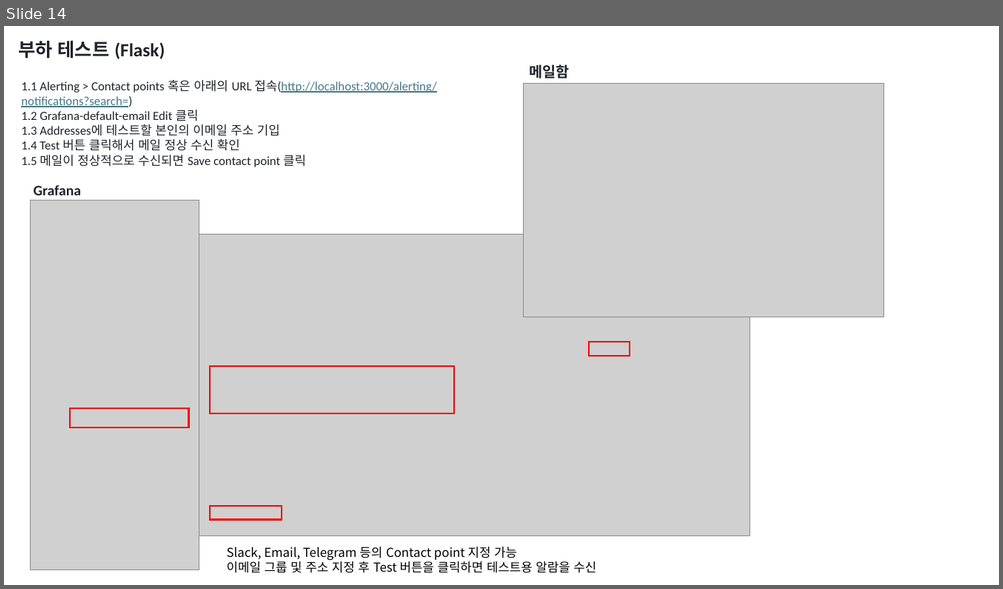
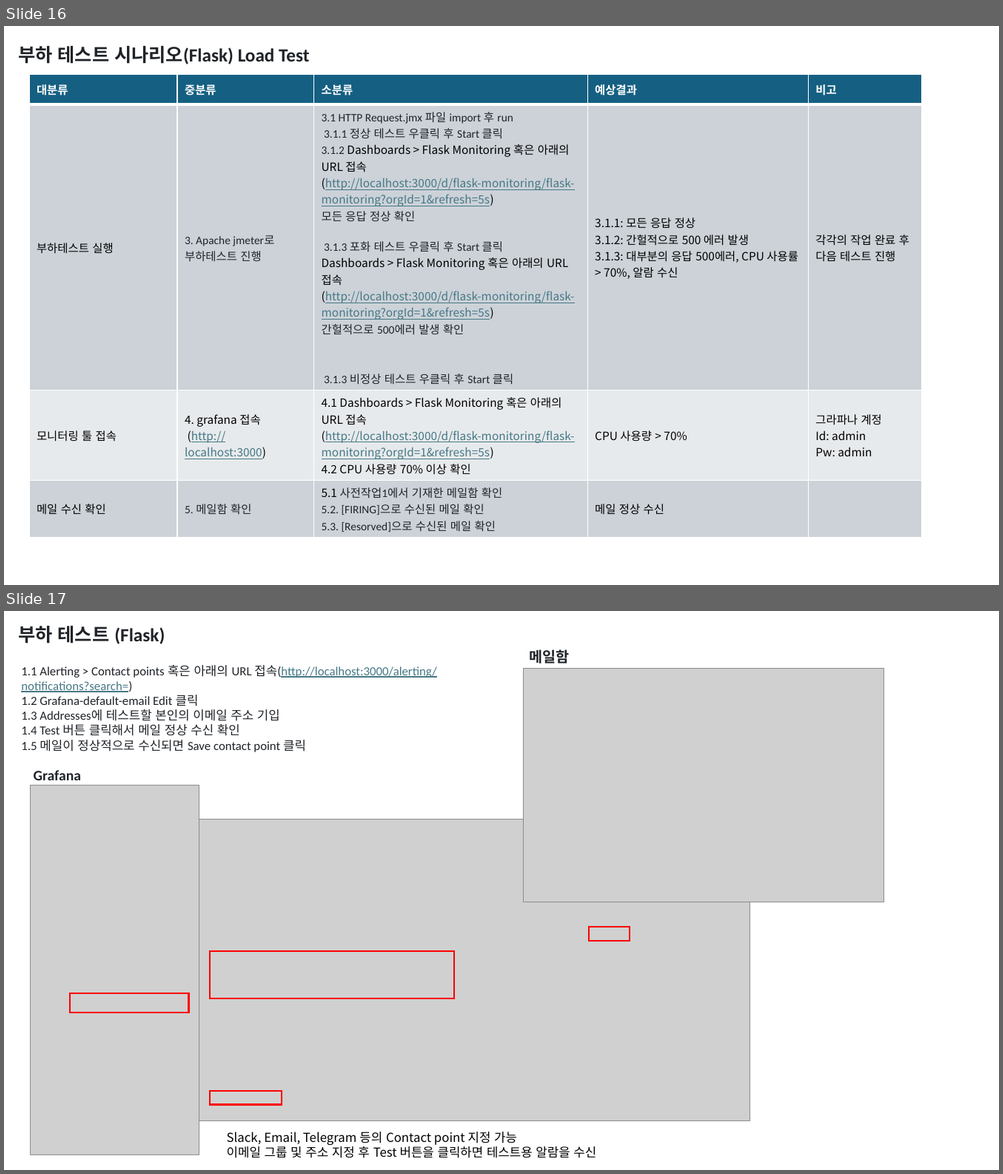
Before and after one commit to kkimsungchul/otel, a slide deck: otel-ppt/테스트 시나리오_v0.2.pptx. Shown one above the other, each under a label of ours: slide 14 before the commit, slides 16 and 17 after it. The pictures are 1003x589 and 1003x1174 pixels, drawn with LibreOffice and Linux fonts; fonts in the diff are those of the drawing; grey boxes stand for pictures. Boxes give left, top, right and bottom in pixels: in the first picture for what was removed or moved away, otherwise in the second. Text is boxed around its words. In the diff, an @@ line names an element or a change of style, - is before the commit and + after.

Commit message:
2024.07.04 - 테스트 시나리오 수정 중 - HTTP Request.jmx 수정 완료

```diff
--- a/otel-ppt/테스트 시나리오_v0.2.pptx
+++ b/otel-ppt/테스트 시나리오_v0.2.pptx
@@ slide 16 added at box(4, 26, 999, 585), background #FFFFFF @@
@@ text added at box(18, 46, 309, 64), 18 pt, text #1F2328, bold @@
+부하 테스트 시나리오(Flask) Load Test
@@ table added at box(29, 75, 922, 535), 4 rows, 5 columns @@
+대분류 | 중분류 | 소분류 | 예상결과 | 비고
+부하테스트 실행 | 3. Apache jmeter로 부하테스트 진행 | 3.1 HTTP Request.jmx 파일 import 후 run / 3.1.1 정상 테스트 우클릭 후 Start 클릭 / 3.1.2 Dashboards > Flask Monitoring 혹은 아래의 URL 접속 / (http://localhost:3000/d/flask-monitoring/flask-monitoring?orgId=1&refresh=5s) / 모든 응답 정상 확인 / 3.1.3 포화 테스트 우클릭 후 Start 클릭 Dashboards > Flask Monitoring 혹은 아래의 URL 접속 / (http://localhost:3000/d/flask-monitoring/flask-monitoring?orgId=1&refresh=5s) / 간헐적으로 500에러 발생 확인 / 3.1.3 비정상 테스트 우클릭 후 Start 클릭 | 3.1.1: 모든 응답 정상 3.1.2: 간헐적으로 500 에러 발생 / 3.1.3: 대부분의 응답 500에러, CPU 사용률 > 70%, 알람 수신 | 각각의 작업 완료 후 / 다음 테스트 진행
+모니터링 툴 접속 | 4. grafana 접속 / (http://localhost:3000) | 4.1 Dashboards > Flask Monitoring 혹은 아래의 URL 접속 / (http://localhost:3000/d/flask-monitoring/flask-monitoring?orgId=1&refresh=5s) / 4.2 CPU 사용량 70% 이상 확인 | CPU 사용량 > 70% | 그라파나 계정 / Id: admin / Pw: admin
+메일 수신 확인 | 5. 메일함 확인 | 5.1 사전작업1에서 기재한 메일함 확인 / 5.2. [FIRING]으로 수신된 메일 확인 / 5.3. [Resorved]으로 수신된 메일 확인 | 메일 정상 수신 | 
@@ what was slide 14 is now slide 17 @@
```
Also in this commit, not shown: 5 slides changed, 5 other slides added, 1 other file.
